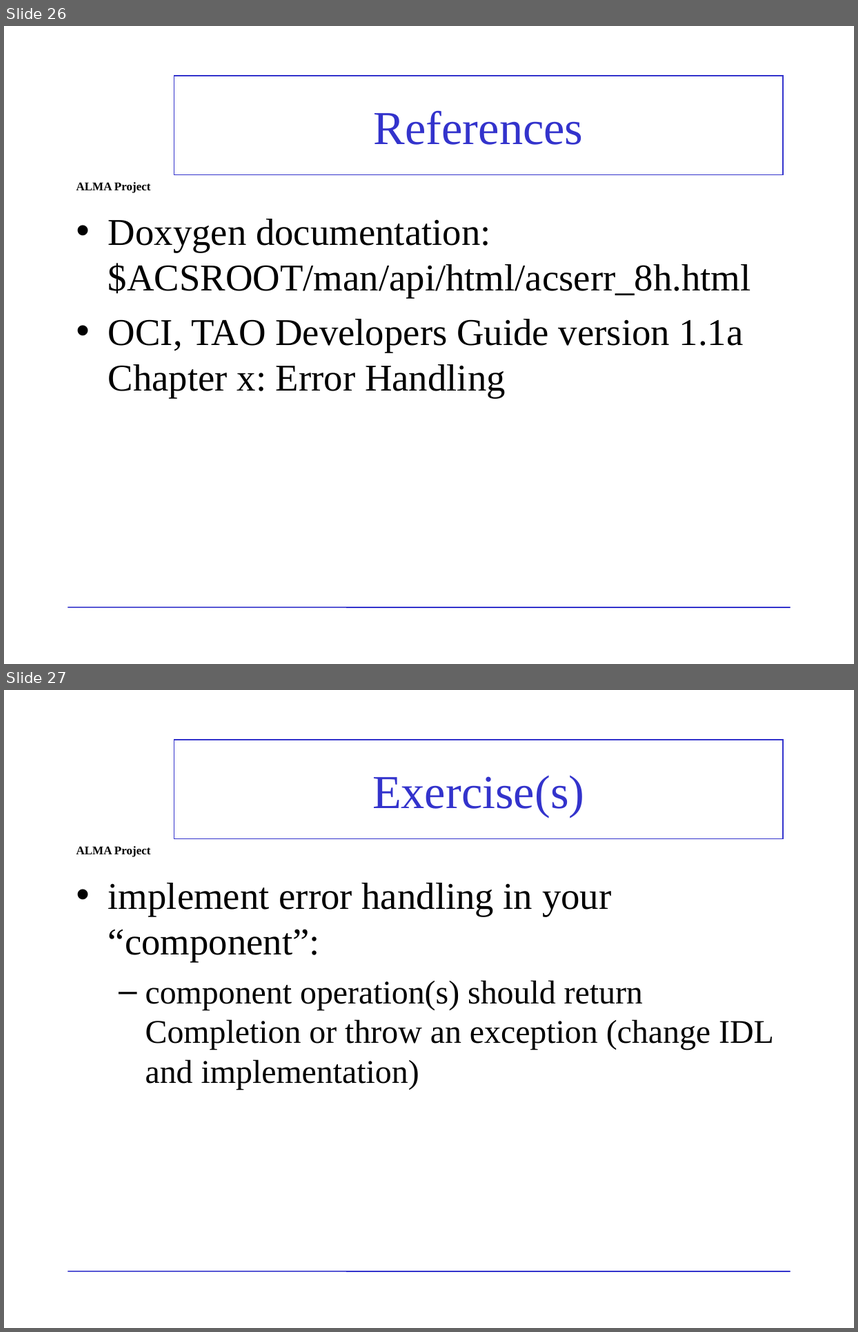
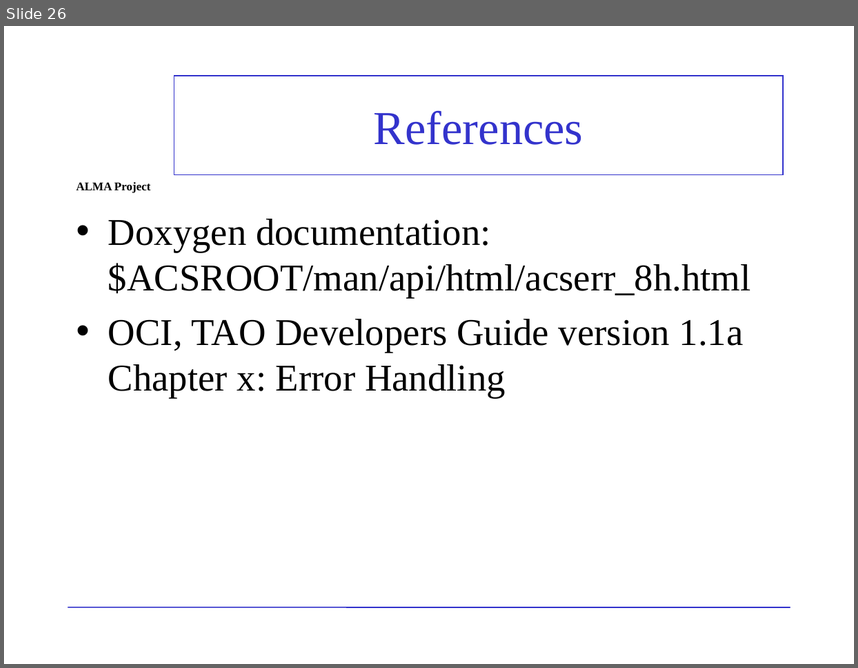
Before and after one commit to ACS-Community/ACS, a slide deck: Documents/ACS-Course/ACSCourse-ErrorSystem.ppt. Shown one above the other, each under a label of ours: slides 26 and 27 before the commit, slide 26 after it. The pictures are 858x1332 and 858x668 pixels, drawn with LibreOffice and Linux fonts; fonts in the diff are those of the drawing; background and template pictures are left out. Boxes give left, top, right and bottom in pixels: in the first picture for what was removed or moved away, otherwise in the second. Text is boxed around its words. In the diff, an @@ line names an element or a change of style, - is before the commit and + after.

```diff
--- a/Documents/ACS-Course/ACSCourse-ErrorSystem.ppt
+++ b/Documents/ACS-Course/ACSCourse-ErrorSystem.ppt
@@ slide 27 removed at [4,690,854,1328], background picture (left out); not listed: 2 template elements that a slide beside it also shows @@
@@ title removed at [174,739,784,839] @@
-Exercise(s)
@@ text removed at [108,883,774,1090] @@
-• implement error handling in your “component”:
-  – component operation(s) should return Completion or throw an exception (change IDL and implementation)
@@ page number removed at [613,1270,791,1313] @@
-27
```
Also in this commit, not shown: 3 slides changed, 2 other files.
